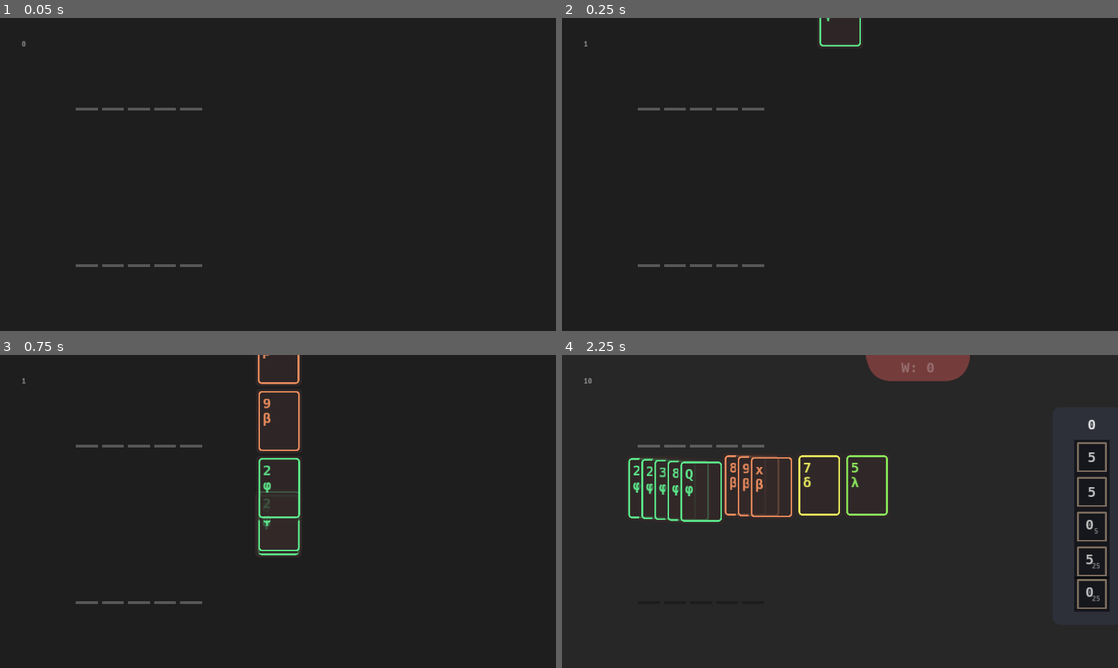
Above: before the commit, frames 1-4 (two rows, left to right).
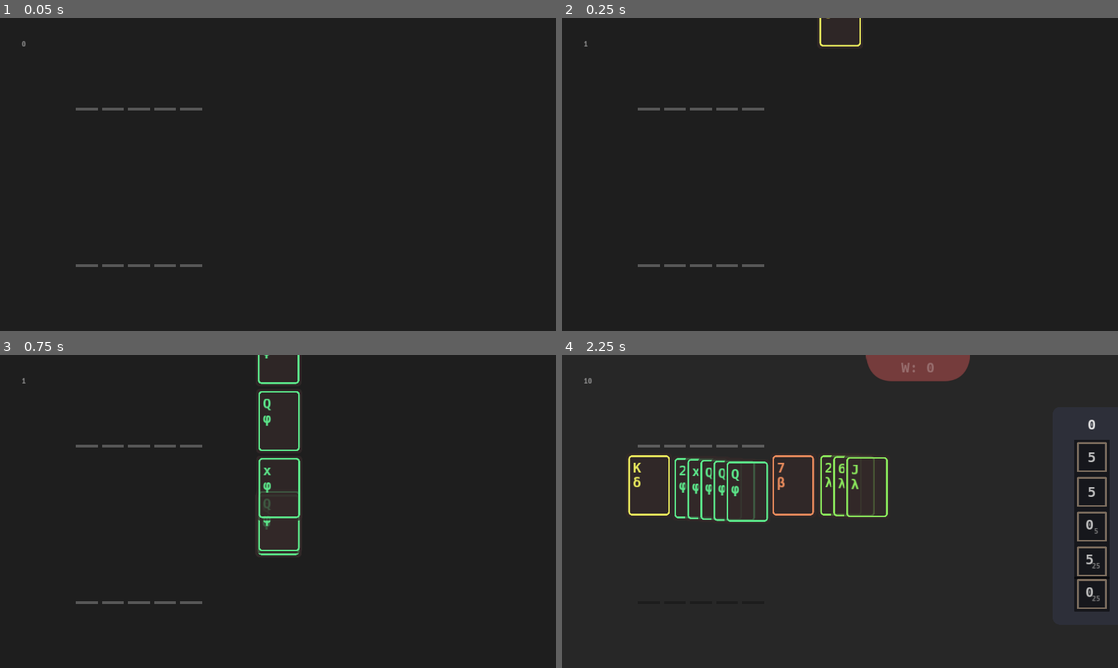
Above: after the commit, the same moments.

Repository: irisxerno/godot-cardinality-9
Game: Godot game, scene res://scene/Main.tscn
Same seed, same stepped clock (60 frames per second), same inputs: the game is played once before the commit and once after it.
Inputs (mouse positions are in pixels of both pictures, inside the frame that each line leads up to):
- Up to frame 1 (0.05 s): no input
- Up to frame 2 (0.25 s): no input
- Up to frame 3 (0.75 s): tap Enter (ui_accept) at 0.5 s; move the mouse to (400, 495) at 0.52 s; click (400, 495) at 0.67 s
- Up to frame 4 (2.25 s): tap Enter (ui_accept) at 0.77, 1.52 s; move the mouse to (728, 527) at 1.27 s; click (728, 527) at 1.42 s; move the mouse to (673, 486) at 2.02 s; click (673, 486) at 2.17 s

Frame 1 is identical in both runs. In frame 2, 0.1% of the frame differs, in the area x 46-54%, y 0-10%; in frame 3, 0.4%; in frame 4, 3.6%, in the area x 11-59%, y 32-54%.

Commit message:
lol

Diff:
--- a/script/WorldGeneration.gd
+++ b/script/WorldGeneration.gd
@@ -83,7 +83,7 @@
 
 func new_game():
 	randomize()
-	rng.seed = rng.randi()
+	rng.seed = randi()
 	print(rng.seed)
 
 	var cards = []
